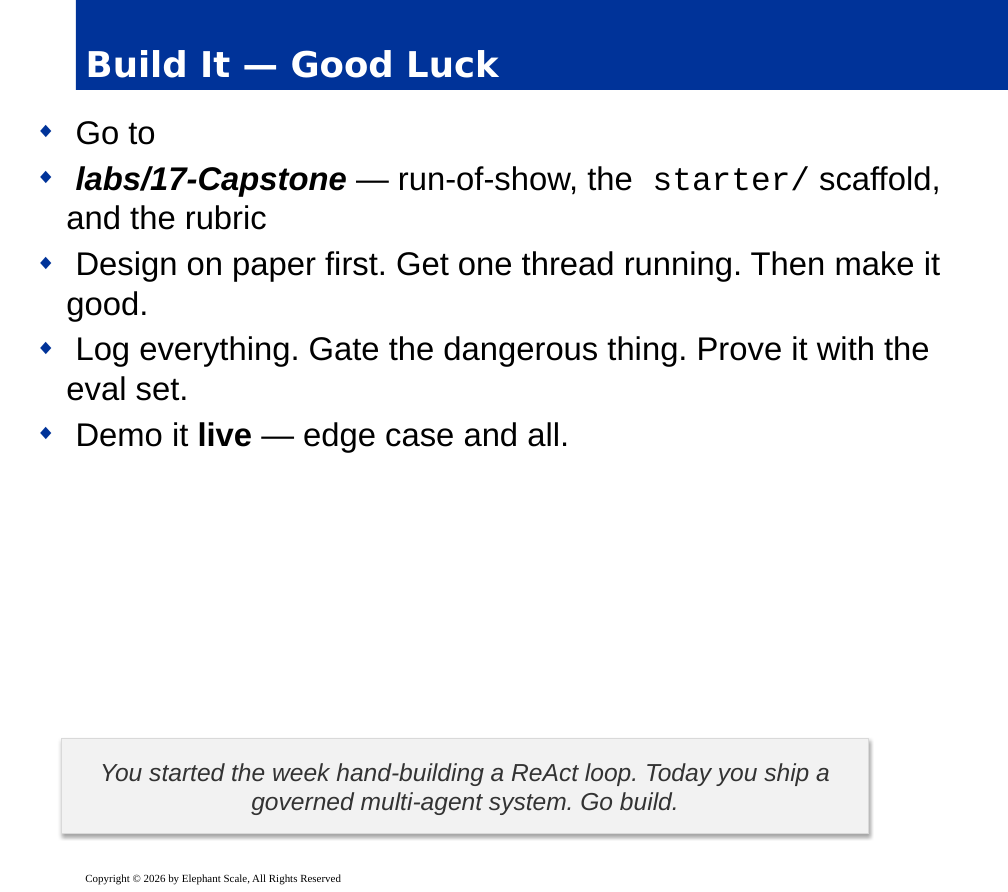
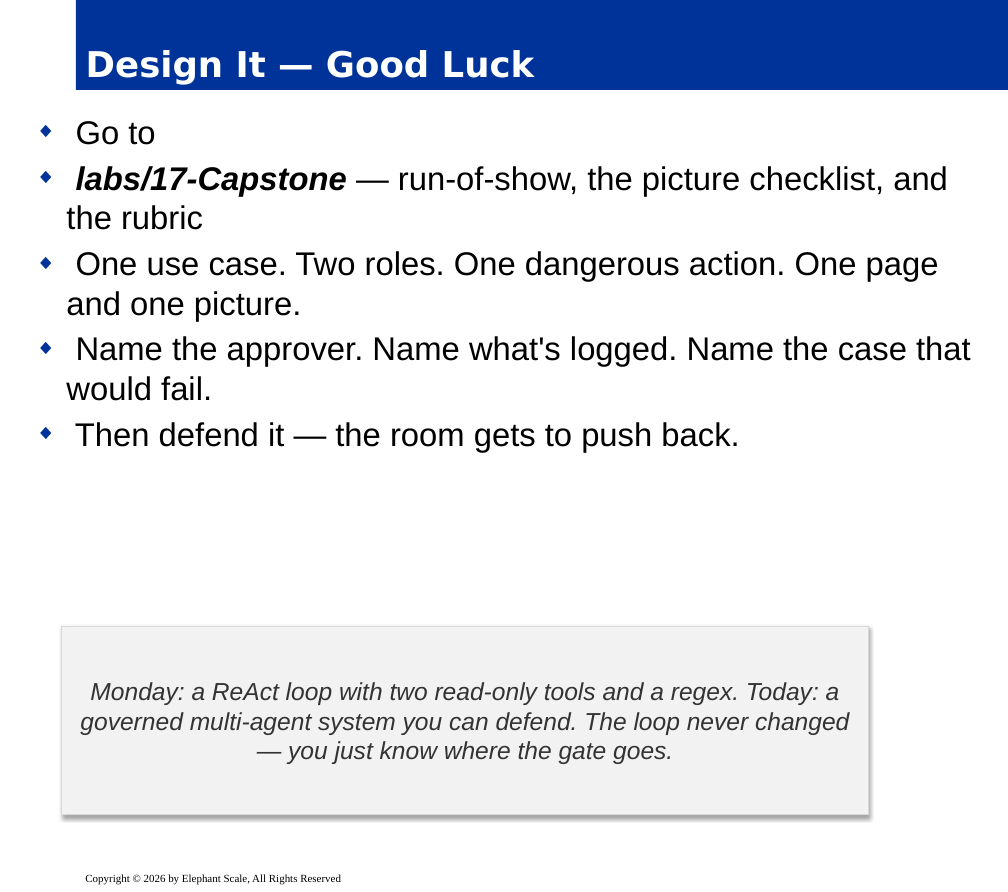
Before and after one commit to elephantscale/Building-Agentic-AI, a slide deck: slide 16 of slides/release/14-capstone.pptx (slide 14 before the commit). Drawn at 1008x892 pixels with LibreOffice and Linux fonts; fonts in the diff are those of the drawing; background and template pictures are left out. Boxes give left, top, right and bottom in pixels: in the first picture for what was removed or moved away, otherwise in the second. Text is boxed around its words. In the diff, an @@ line names an element or a change of style, - is before the commit and + after.

```diff
--- a/slides/release/14-capstone.pptx
+++ b/slides/release/14-capstone.pptx
@@ title at (x1=86, y1=50, x2=535, y2=85): text changed @@
-Build It — Good Luck
+Design It — Good Luck
@@ text at (x1=66, y1=166, x2=971, y2=452): text changed @@
-◆ labs/17-Capstone — run-of-show, the starter/ scaffold, and the rubric
-◆ Design on paper first. Get one thread running. Then make it good.
-◆ Log everything. Gate the dangerous thing. Prove it with the eval set.
-◆ Demo it live — edge case and all.
+◆ labs/17-Capstone — run-of-show, the picture checklist, and the rubric
+◆ One use case. Two roles. One dangerous action. One page and one picture.
+◆ Name the approver. Name what's logged. Name the case that would fail.
+◆ Then defend it — the room gets to push back.
@@ rectangle "Monday: a ReAct loop with ..." resized from (x1=61, y1=740, x2=868, y2=834) to (x1=61, y1=626, x2=868, y2=815) @@
@@ text in rectangle at (x1=80, y1=682, x2=849, y2=764): text changed @@
-You started the week hand-building a ReAct loop. Today you ship a governed multi-agent system. Go build.
+Monday: a ReAct loop with two read-only tools and a regex. Today: a governed multi-agent system you can defend. The loop never changed — you just know where the gate goes.
```
Also in this commit, not shown: 9 other slides changed, 5 slides added, 3 slides removed.
